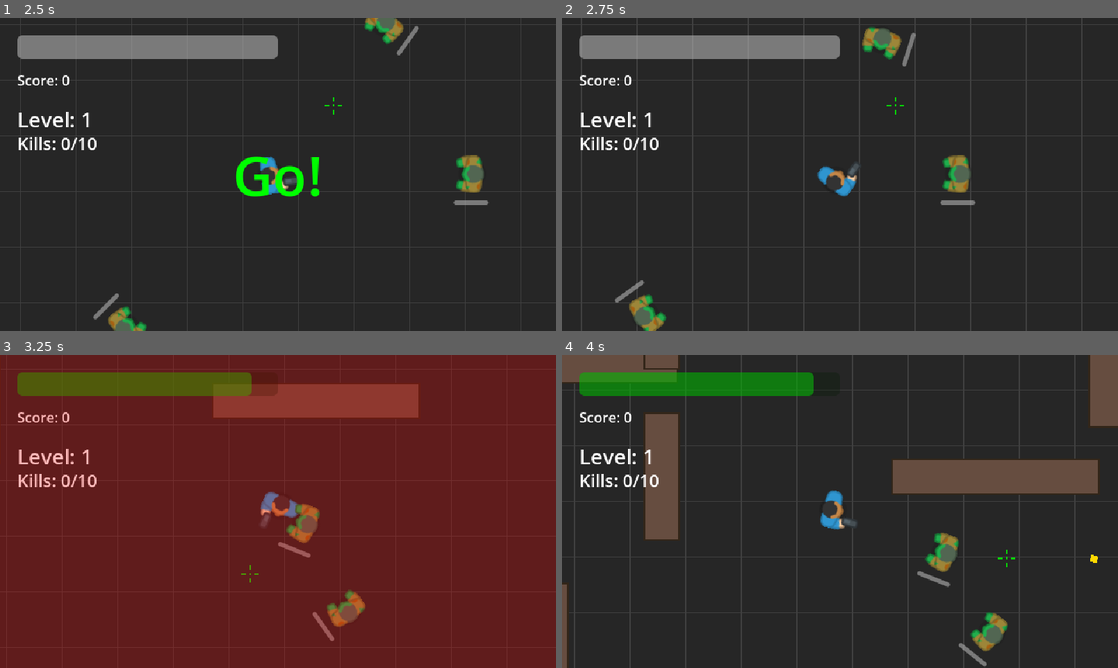
Above: before the commit, frames 1-4 (two rows, left to right).
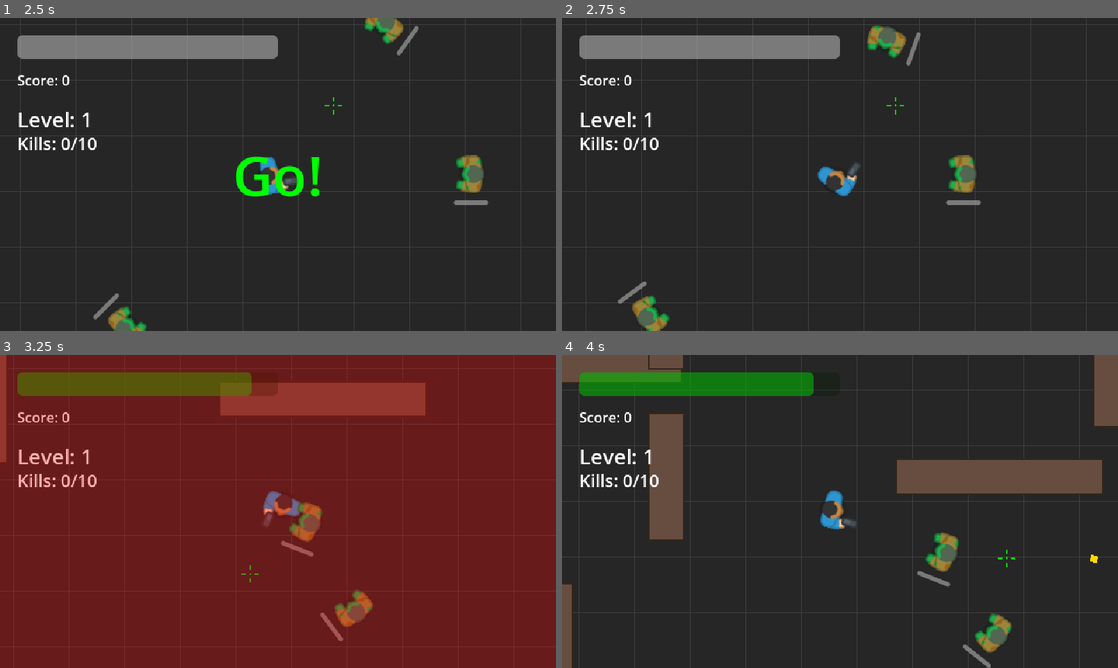
Above: after the commit, the same moments.

Repository: lolieatapple/godot-game
Game: Godot game, scene res://StartScreen.tscn
Two runs of this game, one before a commit and one after it. Both use one fixed random seed, a clock stepped at 60 frames per second and the inputs below.
Inputs (mouse positions are in pixels of both pictures, inside the frame that each line leads up to):
- Up to frame 1 (2.5 s): tap Enter (ui_accept) at 0.5, 1.35, 1.52, 1.82, 2 s; move the mouse to (400, 158) at 0.52 s; hold D (move_right) 0.53-1.28 s; hold Enter (ui_accept) 0.53-1.28 s; click (400, 158) at 0.67 s; move the mouse to (166, 190) at 1.27 s; hold S (move_down) 1.28-2.03 s; click (166, 190) at 1.42 s; move the mouse to (333, 105) at 2.02 s; hold D (move_right) from 2.03 s (still down); hold Enter (ui_accept) from 2.03 s (still down); click (333, 105) at 2.17 s
- Up to frame 2 (2.75 s): keep holding D (move_right); keep holding Enter (ui_accept)
- Up to frame 3 (3.25 s): move the mouse to (250, 574) at 2.77 s; release D (move_right) at 2.78 s; release Enter (ui_accept) at 2.78 s; hold W (move_up) from 2.78 s (still down); tap Enter (ui_accept) at 2.85, 3.02 s; click (250, 574) at 2.92 s
- Up to frame 4 (4 s): tap Enter (ui_accept) at 3.32 s; move the mouse to (1006, 558) at 3.52 s; release W (move_up) at 3.53 s; hold A (move_left) from 3.53 s (still down); hold Enter (ui_accept) from 3.53 s (still down); click (1006, 558) at 3.67 s

Frame 1 is identical in both runs. In frame 2, 5.0% of the frame differs, in the area x 3-95%, y 0-100%; in frame 3, 4.7%; in frame 4, 5.1%, in the area x 0-98%, y 0-100%.

Commit message:
add story

Diff:
--- a/GameUI.gd
+++ b/GameUI.gd
@@ -11,6 +11,12 @@
 var score: int = 0
 var damage_overlay_alpha: float = 0.0
 var damage_fade_speed: float = 2.0
+
+# 对话相关
+@onready var dialogue_panel: Panel = $DialoguePanel
+@onready var dialogue_overlay: ColorRect = $DialogueOverlay
+@onready var dialogue_text: RichTextLabel = $DialoguePanel/DialogueText
+signal dialogue_finished
 
 func _ready() -> void:
 	# Connect to player signals
@@ -122,3 +128,26 @@
 	"""隐藏开始文字"""
 	if start_label:
 		start_label.visible = false
+
+	# 恢复游戏
+	get_tree().paused = false
+
+func show_dialogue(text: String) -> void:
+	"""显示对话"""
+	if dialogue_panel and dialogue_text:
+		dialogue_text.text = text
+		dialogue_panel.visible = true
+		if dialogue_overlay:
+			dialogue_overlay.visible = true
+		get_tree().paused = true # 暂停游戏
+
+func _input(event: InputEvent) -> void:
+	if dialogue_panel and dialogue_panel.visible:
+		if event.is_action_pressed("ui_accept") or (event is InputEventMouseButton and event.pressed):
+			# 关闭对话
+			dialogue_panel.visible = false
+			if dialogue_overlay:
+				dialogue_overlay.visible = false
+			dialogue_finished.emit()
+			# 注意：我们不在GameUI里恢复暂停，交给LevelManager控制，
+			# 因为可能后面还有Ready Go动画
--- a/GameUI.tscn
+++ b/GameUI.tscn
@@ -84,3 +84,59 @@
 grow_vertical = 2
 mouse_filter = 2
 color = Color(1, 0, 0, 0.4)
+
+[node name="DialogueOverlay" type="ColorRect" parent="."]
+visible = false
+anchors_preset = 15
+anchor_right = 1.0
+anchor_bottom = 1.0
+grow_horizontal = 2
+grow_vertical = 2
+color = Color(0, 0, 0, 0.7)
+
+[node name="DialoguePanel" type="Panel" parent="."]
+visible = false
+anchors_preset = 12
+anchor_top = 1.0
+anchor_right = 1.0
+anchor_bottom = 1.0
+offset_top = -150.0
+grow_horizontal = 2
+grow_vertical = 0
+
+[node name="SpeakerLabel" type="Label" parent="DialoguePanel"]
+layout_mode = 0
+offset_left = 20.0
+offset_top = 10.0
+offset_right = 200.0
+offset_bottom = 40.0
+theme_override_colors/font_color = Color(0, 0.8, 1, 1)
+theme_override_font_sizes/font_size = 20
+text = "SURVIVOR"
+
+[node name="DialogueText" type="RichTextLabel" parent="DialoguePanel"]
+layout_mode = 0
+offset_left = 20.0
+offset_top = 45.0
+offset_right = 1130.0
+offset_bottom = 130.0
+theme_override_font_sizes/normal_font_size = 20
+text = "Dialogue text goes here..."
+
+[node name="ContinueLabel" type="Label" parent="DialoguePanel"]
+layout_mode = 1
+anchors_preset = 3
+anchor_left = 1.0
+anchor_top = 1.0
+anchor_right = 1.0
+anchor_bottom = 1.0
+offset_left = -250.0
+offset_top = -40.0
+offset_right = -20.0
+offset_bottom = -10.0
+grow_horizontal = 0
+grow_vertical = 0
+theme_override_colors/font_color = Color(0.6, 0.6, 0.6, 1)
+theme_override_font_sizes/font_size = 18
+text = "Press SPACE to continue"
+horizontal_alignment = 2
--- a/LevelManager.gd
+++ b/LevelManager.gd
@@ -86,6 +86,20 @@
 	}
 }
 
+# 关卡剧情对话
+var level_dialogues = {
+	1: "Year 2035. The virus took everything.\nI have the antibodies. I must survive.\nFirst, secure this safehouse.",
+	2: "Supplies are running low.\nI saw a grocery store nearby.\nNeed to find food before I starve.",
+	3: "Thirsty... so thirsty.\nThe city water is contaminated.\nMust find bottled water in the warehouse.",
+	4: "Got a nasty cut on my leg.\nInfection risk is high.\nNeed antibiotics from the pharmacy.",
+	5: "Radio silence for weeks.\nThere's a broadcast tower ahead.\nMaybe I can reach other survivors.",
+	6: "They swarm in larger groups now.\nFound an old police station.\nNeed ammo. Lots of it.",
+	7: "The mutation is spreading.\nFaster, stronger zombies.\nNeed to find a vehicle to keep moving.",
+	8: "Winter is coming.\nNights are freezing.\nNeed to find warm clothes and fuel.",
+	9: "Heard a signal! A military outpost?\nIt's far, through the city center.\nThis will be a tough fight.",
+	10: "The signal was a trap... or a grave.\nNo one is left here.\nI am the last hope. I keep fighting."
+}
+
 func _ready():
 	# 连接到所有僵尸的死亡信号
 	get_tree().node_added.connect(_on_node_added)
@@ -99,7 +113,23 @@
 	if maze_generator:
 		maze_generator.generate_maze()
 
-	# 第一关也显示 Ready, Go!
+	# 显示第一关对话和开始动画
+	start_level_sequence()
+
+func start_level_sequence():
+	# 暂停游戏
+	get_tree().paused = true
+
+	# 1. 显示剧情对话
+	var game_ui = get_tree().get_first_node_in_group("GameUI")
+	if game_ui:
+		var dialogue = level_dialogues.get(current_level, "Still alive.\nThe horde never ends.\nMust keep moving.")
+		game_ui.show_dialogue(dialogue)
+
+		# 等待对话结束
+		await game_ui.dialogue_finished
+
+	# 2. 显示 Ready, Go!
 	await show_level_start_animation()
 
 func _on_node_added(node: Node):
@@ -142,8 +172,8 @@
 	# 清除所有现存僵尸
 	clear_zombies()
 
-	# 显示 Ready, Go! 动画
-	await show_level_start_animation()
+	# 显示剧情对话和开始动画
+	await start_level_sequence()
 
 func show_level_start_animation():
 	"""显示关卡开始动画：Ready -> Go!"""
